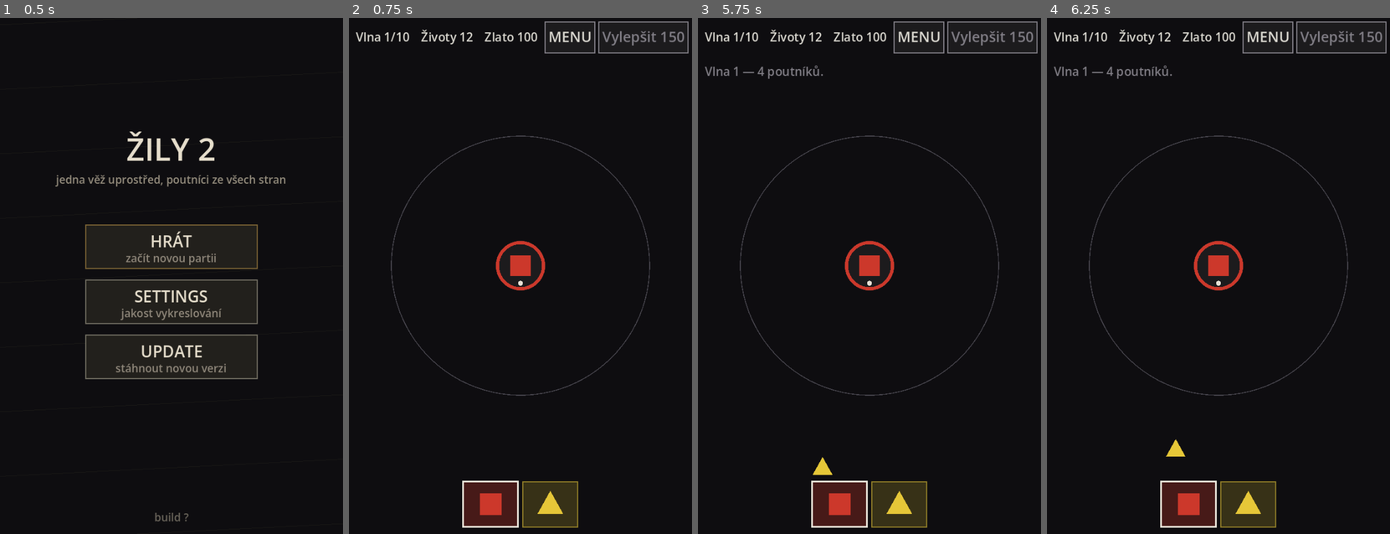
Above: before the commit, frames 1-4 (left to right).
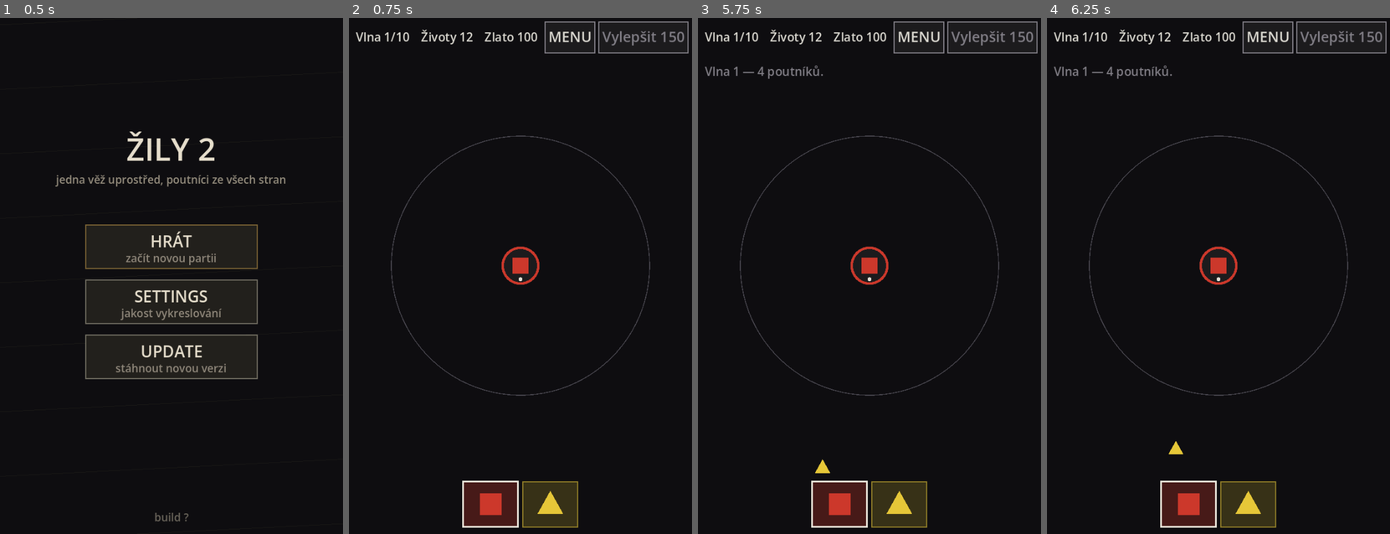
Above: after the commit, the same moments.

Repository: jankoznar94/dark-story
Game: Godot game, scene res://main.tscn
Two runs of this game, one before a commit and one after it. Both use one fixed random seed, a clock stepped at 60 frames per second and the inputs below.
Inputs (mouse positions are in pixels of both pictures, inside the frame that each line leads up to):
- Up to frame 1 (0.5 s): no input
- Up to frame 2 (0.75 s): tap Enter at 0.5 s; move the mouse to (595, 250) at 0.52 s; click (595, 250) at 0.67 s
- Up to frame 3 (5.75 s): tap Space at 1.25, 2.75, 4.25 s; move the mouse to (800, 301) at 1.27 s; click (800, 301) at 1.42 s; tap Enter at 2, 3.5 s; move the mouse to (903, 162) at 2.02 s; click (903, 162) at 2.17 s; move the mouse to (852, 379) at 2.77 s; click (852, 379) at 2.92 s; move the mouse to (972, 353) at 3.52 s; click (972, 353) at 3.67 s; move the mouse to (766, 198) at 4.27 s; click (766, 198) at 4.42 s; move the mouse to (886, 276) at 5.02 s; click (886, 276) at 5.17 s
- Up to frame 4 (6.25 s): move the mouse to (1167, 147) at 5.77 s; click (1167, 147) at 5.92 s

Frame 1 is identical in both runs. In frame 2, 0.6% of the frame differs, in the area x 42-58%, y 43-53%; in frame 3, 0.7%, in the area x 33-58%, y 43-89%; in frame 4, 0.7%.

Commit message:
Zily 2: plocha a meritko kresleni jsou dve cisla (zoom se nemeni)
Jan: "Jediné, cos udělala je to, žes celou hru zoomnula. To není řešení. Zoom
měl zůstat stejný. Jen se měly změnit rozměry jednotlivých zón."

- ScreenLayout ma nove  = MERITKO KRESLENI (vepsany kruh do kratsi strany
  herniho pruhu, presne to, co delalo polomer plochy driv) a  =
  SPAWNOVACI KRUH (polovina vysky pruhu, vetsi nez displej). Vez i poutnik se
  pocitaji z meritka, takze na 390x844 zustava vez 22 px a poutnik 9,2 px -
  stejne jako pred zmenou; meni se jen zony (spawnovaci kruh a kruh dostrelu).
- Game.set_field(field_r, unit_r, center) a
  (odvozeny, ne druha pravda); rozvrzeni i hra maji o vezi stejne cislo.
- test_layout hlida zoom: meritko je vepsany kruh, vez/poutnik z meritka,
  hra == rozvrzeni, a na 390x844 vez 22 px / poutnik 9,2 px (jinak FAIL).
- test_core meri okno na reakci na rozvrzeni telefonu (390x844): 4,75 s.

Diff:
--- a/scripts/game.gd
+++ b/scripts/game.gd
@@ -37,7 +37,16 @@
 # je z nej ODVOZENA, takze "cesta trva 8 s" plati na telefonu i na velkem
 # displeji; pevne pixely za sekundu by na male obrazovce znamenaly kratsi
 # dobu v ohne - a tim jinou hru.
+#
+# PLOCHA A MERITKO JSOU DVE RUZNA CISLA (Jan, Oct 2026: "Zoom měl zůstat
+# stejný. Jen se měly změnit rozměry jednotlivých zón."). Spawnovaci kruh je
+# vetsi nez displej, ale vez, poutnici a tahy zustavaji stejne velke:
+#   * `field_r` = SPAWNOVACI KRUH (odkud poutnici vstupuji, muze vest mimo obraz)
+#   * `unit_r`  = MERITKO KRESLENI (polomer stareho vepsaneho kruhu)
+# `tower_r` je z meritka ODVOZENY (`unit_r * TOWER_R_FRAC`) - nikdy se
+# nenastavuje zvlast, aby se dve cisla nemohla rozejit.
 var field_r: float = 300.0
+var unit_r: float = 300.0
 var tower_r: float = 30.0
 var center: Vector2 = Vector2.ZERO
 
@@ -62,9 +71,15 @@
 	refresh_palette()
 
 
-func set_field(r: float, t: float, c: Vector2) -> void:
+# MERITKO KRESLENI VEZE. Je to podil MERITKA (`unit_r`), ne polomeru plochy -
+# plocha muze byt vetsi nez displej, ale vez ma porad stejnou velikost.
+const TOWER_R_FRAC := 0.12
+
+
+func set_field(r: float, u: float, c: Vector2) -> void:
 	field_r = maxf(r, 1.0)
-	tower_r = maxf(t, 1.0)
+	unit_r = maxf(u, 1.0)
+	tower_r = unit_r * TOWER_R_FRAC
 	center = c
 
 
@@ -370,7 +385,7 @@
 const PILGRIM_R_FRAC := 0.05
 
 func pilgrim_r() -> float:
-	return field_r * PILGRIM_R_FRAC
+	return unit_r * PILGRIM_R_FRAC
 
 
 # ---------------------------------------------------------------- VSTUP
--- a/scripts/game_view.gd
+++ b/scripts/game_view.gd
@@ -61,7 +61,7 @@
 	# `layout.update` pocita VSE, co jde z velikosti okna (menu, nastaveni,
 	# dotaz pri odchodu) - tady se doplni jen to, co vi az hra: pocet barev.
 	layout.update(get_viewport_rect().size)
-	game.set_field(layout.field_r, layout.tower_r, layout.center)
+	game.set_field(layout.field_r, layout.unit_r, layout.center)
 	layout.layout_palette(game.palette.size())
 
 
--- a/scripts/screen_layout.gd
+++ b/scripts/screen_layout.gd
@@ -14,14 +14,21 @@
 # hrana sahat až k vršku displeje. Boky budou jak kdyby mimo obrazovku, ale
 # budou brány v potaz."
 #
-# Polomer plochy je proto POLOVINA VYSKY herniho pruhu (ne vepsana kratka
-# strana): horni i spodni okraj kruhu se dotkne okraje herniho pruhu a na
-# displeji na vysku (~390x844) vedou boky 147 px MIMO obraz - poutnici odtamtud
-# vchazeji z boku. Kruh se NIKDE nekresli (je pomyslny), hrac vidi jen kruh
-# dostrelu.
-#
-# Na sirku (kde hra rika "otoc telefon") je pruh sirsi nez vyssi a kruh se
-# vejde do sirky - hra se tim nerozbije, jen se z nej stane vepsany kruh.
+# PLOCHA A MERITKO KRESLENI JSOU DVE CISLA (Jan: "Zoom měl zůstat stejný. Jen
+# se měly změnit rozměry jednotlivých zón."):
+#   * `unit_r`  = MERITKO KRESLENI, polomer VEPSANEHO kruhu do kratsi strany
+#                 herniho pruhu (presne to, co delalo polomer plochy driv).
+#                 Z nej se pocita vez, poutnik i tahy - takze zoom je stejny
+#                 jako pred zmenou.
+#   * `field_r` = SPAWNOVACI KRUH, polovina VYSKY herniho pruhu. Jeho horni
+#                 a spodni okraj se dotkne okraje pruhu a na displeji na vysku
+#                 (~390x844) vedou boky 147 px MIMO obraz - poutnici odtamtud
+#                 vchazeji z boku. Nikdy neni mensi nez meritko.
+#
+# Kruh se NIKDE nekresli (je pomyslny), hrac vidi jen kruh dostrelu.
+#
+# Na sirku (kde hra rika "otoc telefon") je pruh sirsi nez vyssi a z kruhu se
+# stane kruh vepsany - hra se tim nerozbije.
 #
 # MENU je prvni obrazovka (viz `Menu`) a ma vlastni rozvrzeni: tri tlacitka
 # pod sebou, svisle vycentrovana. Vysky zustavaji na dotykovem minimu a
@@ -33,7 +40,11 @@
 const BAR_MIN := 44.0
 const PAL_FRAC := 0.115
 const PAL_MIN := 64.0
-const TOWER_FRAC := 0.12
+# MERITKO KRESLENI (vez, poutnik, tahy): polomer VEPSANEHO kruhu do kratsi
+# strany herniho pruhu, zmenseno o okraj. Je to presne to cislo, ktere driv
+# delalo polomer plochy - proto zustava zoom hry stejny, i kdyz je spawnovaci
+# kruh ted vetsi nez displej.
+const MARGIN_FRAC := 0.03
 # DOTYKOVA MEZ. Tlacitko barvy je to jedine, na co hrac klika - pod 44 px
 # se na telefonu neda spolehlive trefit.
 const BTN_MIN := 44.0
@@ -58,6 +69,9 @@
 var arena: Rect2 = Rect2()
 var center: Vector2 = Vector2.ZERO
 var field_r: float = 0.0
+# MERITKO KRESLENI (vez, poutnik, tahy). NENI to polomer plochy: spawnovaci
+# kruh je vetsi nez displej, ale zoom hry se menit nesmi.
+var unit_r: float = 0.0
 var tower_r: float = 0.0
 var pilgrim_r: float = 0.0
 var up_rect: Rect2 = Rect2()
@@ -101,6 +115,7 @@
 		arena = Rect2()
 		center = Vector2.ZERO
 		field_r = 0.0
+		unit_r = 0.0
 		tower_r = 0.0
 		pilgrim_r = 0.0
 		up_rect = Rect2()
@@ -117,10 +132,16 @@
 	bar_h = maxf(BAR_MIN, v.y * BAR_FRAC)
 	pal_h = maxf(PAL_MIN, v.y * PAL_FRAC)
 	arena = Rect2(0.0, bar_h, v.x, maxf(1.0, v.y - bar_h - pal_h))
-	field_r = maxf(20.0, arena.size.y * 0.5)
+	# MERITKO KRESLENI: vepsany kruh do kratsi strany (jako driv) - z nej se
+	# pocita vez i poutnik, takze se zoom hry nemeni.
+	var short_side: float = minf(arena.size.x, arena.size.y)
+	unit_r = maxf(20.0, short_side * 0.5 - short_side * MARGIN_FRAC)
+	# SPAWNOVACI KRUH: dotyka se horniho i spodniho okraje herniho pruhu a je
+	# vetsi nez displej. Pod meritko nikdy nejde (na sirku zustane vepsany).
+	field_r = maxf(unit_r, arena.size.y * 0.5)
 	center = arena.position + arena.size * 0.5
-	tower_r = field_r * TOWER_FRAC
-	pilgrim_r = field_r * Game.PILGRIM_R_FRAC
+	tower_r = unit_r * Game.TOWER_R_FRAC
+	pilgrim_r = unit_r * Game.PILGRIM_R_FRAC
 	font_px = int(clampf(minf(v.x, v.y) * 0.042, 13.0, 30.0))
 	# HORNI PRUH: [stavovy text] [MENU] [Vylepsit]. Poradi od praveho okraje
 	# je dane tim, jak casto hrac na co klika - vylepseni je herni akce,
--- a/scripts/tower.gd
+++ b/scripts/tower.gd
@@ -25,7 +25,7 @@
 # který určuje vzdálenost zjišťování nepřátel je tak malý, že hráč nemá moc času
 # reagovat. Zjišťování by mělo být někde mezi těmito dvěma kruhy." Zaklad byl
 # 0,40 polomeru plochy, coz dava jen ~2,5 s v ohne - hrac nestihne zareagovat.
-# 0,62 dava ~4,6 s (meri to `test_core._test_reaction_window`) a upgrade
+# 0,62 dava ~4,7 s (meri to `test_core._test_reaction_window`) a upgrade
 # k tomu prida. Strop zustava pod 0,9, aby dostrel nikdy neobsahl celou plochu.
 const RANGE_FRACS := [0.62, 0.74, 0.86]
 const DPS := [30.0, 48.0, 72.0]
--- a/tools/balance_sim.gd
+++ b/tools/balance_sim.gd
@@ -34,7 +34,7 @@
 	# kruh je vetsi nez displej), takze opsana cisla by merila jinou hru.
 	var l := ScreenLayout.new()
 	l.update(Vector2(390.0, 844.0))
-	g.set_field(l.field_r, l.tower_r, l.center)
+	g.set_field(l.field_r, l.unit_r, l.center)
 	var dt: float = 1.0 / 60.0
 	var t: float = 0.0
 	var last_wave: int = 0
--- a/tools/test_core.gd
+++ b/tools/test_core.gd
@@ -52,7 +52,9 @@
 
 func _fresh() -> Game:
 	var g := Game.new()
-	g.set_field(300.0, 36.0, Vector2(500.0, 500.0))
+	# MERITKO = POLOMER PLOCHY (jednotkove rozvrzeni): hra pak ma ve vez stejne
+	# cisla jako driv (tower_r = 0.12 * 300 = 36) a testy meri pravidla, ne zoom.
+	g.set_field(300.0, 300.0, Vector2(500.0, 500.0))
 	return g
 
 
@@ -180,10 +182,15 @@
 # plochy) daval ~2,5 s, coz bylo malo; dnes je zaklad 0,62 a cas roste s
 # vylepsenim. Mimo dostrel se nedeje nic, takze okno je i to, co hra umi.
 func _test_reaction_window() -> void:
+	# MERI SE NA ROZVRZENI TELEFONU, na kterem Jan hraje (390x844) - cisla
+	# z jednotkoveho rozvrzeni testu by o realne hre nerikala nic.
+	var lay := ScreenLayout.new()
+	lay.update(Vector2(390.0, 844.0))
 	var prev: float = -1.0
 	for lv in range(1, Tower.MAX_LEVEL + 1):
-		var g: Game = _fresh()
+		var g: Game = Game.new()
 		_quiet(g)
+		g.set_field(lay.field_r, lay.unit_r, lay.center)
 		g.tower.level = lv
 		# JINA BARVA: vez na modreho poutnika vubec nestrili, takze se meri
 		# cista cesta kruhem dostrelu (zadne poskozeni do mereni nezasahuje).
--- a/tools/test_layout.gd
+++ b/tools/test_layout.gd
@@ -106,6 +106,34 @@
 	_check(l.pilgrim_r >= 6.0,
 		"%s: poutnik ma polomer %.1f px, barva a tvar nejdou precist" % [tag, l.pilgrim_r])
 	_check(l.tower_r >= 12.0, "%s: vez je prilis mala (%.1f px)" % [tag, l.tower_r])
+
+	# 2b) ZOOM SE NEMENI. Vez i poutnik jsou z MERITKA (vepsany kruh do kratsi
+	# strany herniho pruhu), NIKDY z polomeru plochy - jinak se spawnovacim
+	# kruhem "priblizi" cela hra, protoze plocha je ted vetsi nez displej.
+	# (Jan: "Jediné, cos udělala je to, žes celou hru zoomnula.")
+	var short_side: float = minf(l.arena.size.x, l.arena.size.y)
+	var want_unit: float = short_side * 0.5 - short_side * ScreenLayout.MARGIN_FRAC
+	_check(absf(l.unit_r - want_unit) < 0.5,
+		"%s: meritko kresleni neni vepsany kruh do kratsi strany (%.1f, ma byt %.1f)"
+		% [tag, l.unit_r, want_unit])
+	_check(is_equal_approx(l.tower_r, l.unit_r * Game.TOWER_R_FRAC),
+		"%s: vez se pocita z polomeru plochy, ne z meritka (zoom se zmenil)" % tag)
+	_check(is_equal_approx(l.pilgrim_r, l.unit_r * Game.PILGRIM_R_FRAC),
+		"%s: poutnik se pocita z polomeru plochy, ne z meritka (zoom se zmenil)" % tag)
+	# DVE CISLA O VEZI ZNAMENA DVE PRAVDY: hra si polomer veze odvozuje z
+	# meritka taky, takze se musi rovnat rozvrzeni (stejna past jako ED_COUNT).
+	var gz := Game.new()
+	gz.set_field(l.field_r, l.unit_r, l.center)
+	_check(is_equal_approx(gz.tower_r, l.tower_r),
+		"%s: hra ma jiny polomer veze nez rozvrzeni (%.2f vs %.2f)"
+		% [tag, gz.tower_r, l.tower_r])
+	if tag == "390x844":
+		# CISLA Z DISPLEJE, NA KTEREM JAN HRAJE: vez 22 px a poutnik 9,2 px -
+		# presne jako pred zmensenim plochy. Kdyby se zoom pohnul, spadne to.
+		_check(absf(l.tower_r - 22.0) < 0.3,
+			"na 390x844 ma vez %.1f px (ma byt 22)" % l.tower_r)
+		_check(absf(l.pilgrim_r - 9.17) < 0.3,
+			"na 390x844 ma poutnik %.2f px (ma byt 9,2)" % l.pilgrim_r)
 
 	# 3) TLACITKO VYLEPSENI SE VEJDE DO PRUHU
 	_check(l.up_rect.position.x >= 0.0 and l.up_rect.end.x <= v.x + 0.5,
@@ -138,7 +166,7 @@
 	# a stribrne, ktere maji vlastni pravidla) musi stihnout umrit v kruhu
 	# dostrelu zakladni veze.
 	var g := Game.new()
-	g.set_field(l.field_r, l.tower_r, l.center)
+	g.set_field(l.field_r, l.unit_r, l.center)
 	var palette: Array = Hue.palette_at(10)
 	for h in [Hue.RED, Hue.YELLOW, Hue.BLUE, Hue.GREEN]:
 		_check(palette.has(h), "%s: barva %s neni v palete" % [tag, Hue.name_of(h)])
Not shown, changed: README.md
